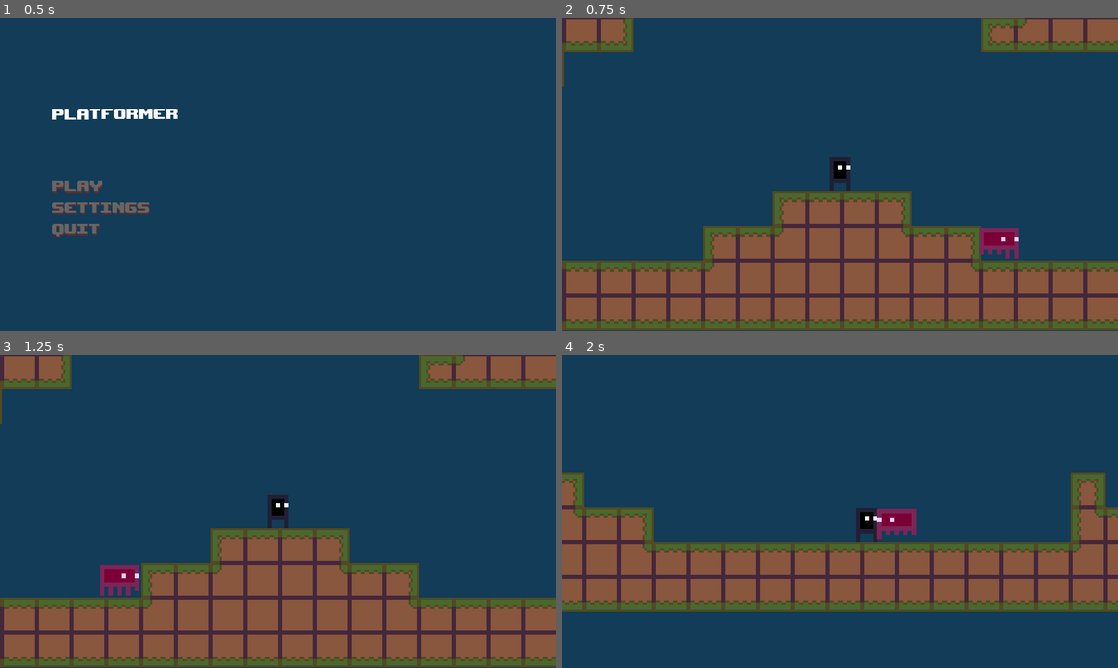
Above: before the commit, frames 1-4 (two rows, left to right).
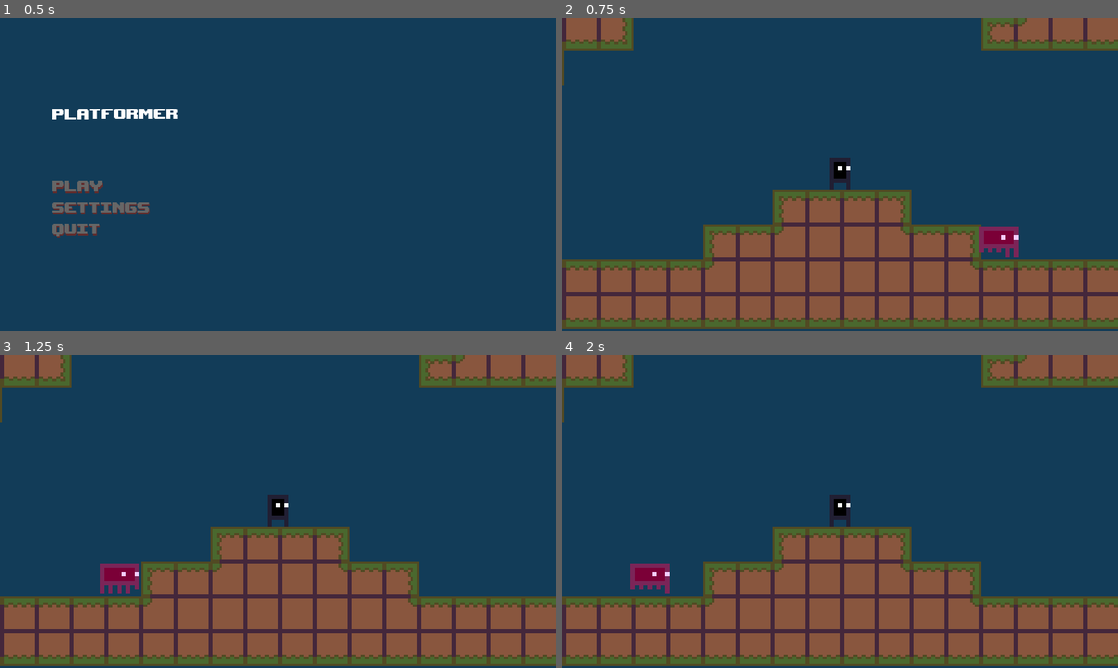
Above: after the commit, the same moments.

Repository: NicolasLFerreira/ASHS-School-Project
Game: Godot game, scene res://UI/title_screen/title_screen.tscn
Two runs of this game, one before a commit and one after it. Both use one fixed random seed, a clock stepped at 60 frames per second and the inputs below.
Inputs (mouse positions are in pixels of both pictures, inside the frame that each line leads up to):
- Up to frame 1 (0.5 s): no input
- Up to frame 2 (0.75 s): click "play" at 0.5 s
- Up to frame 3 (1.25 s): no input
- Up to frame 4 (2 s): move the mouse to (962, 495) at 1.27 s; hold D (right) from 1.28 s (still down); tap H (dash, bound only after the commit) at 1.35 s; tap Space (jump) at 1.52 s; tap 1 (dash, bound only before the commit) at 1.55 s

Frame 1 is identical in both runs. In frame 2, 6.0% of the frame differs, in the area x 0-100%, y 0-100%; in frame 3, 6.7%; in frame 4, 46%.
Error after the commit: Parse Error: Expected an indented block after "if". (res://player/player_body/player_body.gd:232)

Commit message:
Added ironskin and started working on spray

Diff:
--- a/enemies/infected_pinckius/infected_pinckius_movement.gd
+++ b/enemies/infected_pinckius/infected_pinckius_movement.gd
@@ -23,5 +23,5 @@
 	$enemy_sprite.flip_h = !$enemy_sprite.flip_h;
 
 	if (_body.get_name() == ("player_body")):
-		if (_body.godmode == false):
+		if (_body.godmode == false and _body.immortal == false):
 			get_tree().change_scene("res://UI/death_screen/death_screen.tscn");
--- /dev/null
+++ b/player/bullet/spray.tscn
@@ -0,0 +1,10 @@
+[gd_scene load_steps=2 format=2]
+
+[sub_resource type="RectangleShape2D" id=1]
+
+[node name="spray_area" type="Area2D"]
+
+[node name="spray_collision" type="CollisionShape2D" parent="."]
+shape = SubResource( 1 )
+
+[node name="spray_sprite" type="AnimatedSprite" parent="."]
--- a/player/player_body/player_body.gd
+++ b/player/player_body/player_body.gd
@@ -1,6 +1,8 @@
 extends KinematicBody2D
 
 #Bullet
+
+#const spray = preload;
 
 const bullet = preload("res://player/bullet/bullet.tscn");
 var shoot = false;
@@ -36,6 +38,8 @@
 
 var power = true;
 var power_vector = Vector2();
+
+var immortal = false;
 
 var dash = 500;
 
@@ -84,18 +88,6 @@
 		vector.x = lerp(vector.x, 0, 0.25);
 	else:
 		vector.x = lerp(vector.x, 0, 0.04);
-
-	#Fall damage
-
-	var die = false;
-
-	if (vector.y > 250):
-		die = true;
-
-	if (is_on_floor()):
-		if (die):
-			get_tree().quit()
-
 
 ################
 #Input Movement#
@@ -206,7 +198,7 @@
 
 func _skill():
 
-	#soapbomb
+	#Soapbomb
 
 	if (Input.is_action_just_pressed("soapbomb")):
 		vector.y = jump_speed;
@@ -219,15 +211,37 @@
 		bullet_instance.direction = 1;
 		bullet_instance.isHorizontal = false;
 
+	#Dash
+
 	if (Input.is_action_just_pressed("dash")):
 		power_vector.x += -dash if $sprite_/player_sprite.flip_h else dash;
 
+	#Ironskin
+
+	if (Input.is_action_just_pressed("ironskin")):
+		immortal = true;
+		$immortal_time.start();
+
+	#Spray
+
+	if (Input.is_action_just_pressed("spray")):
+
+
+#Secondary skill related functions
+
+func immortal_off():
+	immortal = false;
+
 #######
 #Power#
 #######
 
 func _power():
 	pass
+
+#######
+#Death#
+#######
 
 #########
 #Godmode#
--- a/player/player_body/player_body.tscn
+++ b/player/player_body/player_body.tscn
@@ -96,14 +96,19 @@
 one_shot = true
 autostart = true
 
+[node name="immortal_time" type="Timer" parent="."]
+wait_time = 0.5
+one_shot = true
+
 [node name="death_area" type="Area2D" parent="."]
 visible = false
 
-[node name="CollisionShape2D" type="CollisionShape2D" parent="death_area"]
+[node name="death_collision" type="CollisionShape2D" parent="death_area"]
 position = Vector2( 0.5, 0 )
 scale = Vector2( 0.45, 0.4 )
 shape = SubResource( 3 )
 [connection signal="timeout" from="stamina_regen" to="." method="_on_stamina_regen_timeout"]
 [connection signal="timeout" from="stamina_cost" to="." method="_on_stamina_cost_timeout"]
 [connection signal="timeout" from="reload" to="." method="_on_reload_timeout"]
-[connection signal="area_entered" from="death_area" to="." method="_on_death_area_area_entered"]
+[connection signal="timeout" from="immortal_time" to="." method="immortal_off"]
+[connection signal="area_entered" from="death_area" to="." method="area_entered"]
--- a/project.godot
+++ b/project.godot
@@ -83,14 +83,24 @@
 "events": [ Object(InputEventKey,"resource_local_to_scene":false,"resource_name":"","device":0,"alt":false,"shift":false,"control":false,"meta":false,"command":false,"pressed":false,"scancode":71,"unicode":0,"echo":false,"script":null)
  ]
 }
+dash={
+"deadzone": 0.5,
+"events": [ Object(InputEventKey,"resource_local_to_scene":false,"resource_name":"","device":0,"alt":false,"shift":false,"control":false,"meta":false,"command":false,"pressed":false,"scancode":72,"unicode":0,"echo":false,"script":null)
+ ]
+}
 soapbomb={
 "deadzone": 0.5,
-"events": [ Object(InputEventKey,"resource_local_to_scene":false,"resource_name":"","device":0,"alt":false,"shift":false,"control":false,"meta":false,"command":false,"pressed":false,"scancode":50,"unicode":0,"echo":false,"script":null)
+"events": [ Object(InputEventKey,"resource_local_to_scene":false,"resource_name":"","device":0,"alt":false,"shift":false,"control":false,"meta":false,"command":false,"pressed":false,"scancode":74,"unicode":0,"echo":false,"script":null)
  ]
 }
-dash={
+ironskin={
 "deadzone": 0.5,
-"events": [ Object(InputEventKey,"resource_local_to_scene":false,"resource_name":"","device":0,"alt":false,"shift":false,"control":false,"meta":false,"command":false,"pressed":false,"scancode":49,"unicode":0,"echo":false,"script":null)
+"events": [ Object(InputEventKey,"resource_local_to_scene":false,"resource_name":"","device":0,"alt":false,"shift":false,"control":false,"meta":false,"command":false,"pressed":false,"scancode":75,"unicode":0,"echo":false,"script":null)
+ ]
+}
+tripleshot={
+"deadzone": 0.5,
+"events": [ Object(InputEventKey,"resource_local_to_scene":false,"resource_name":"","device":0,"alt":false,"shift":false,"control":false,"meta":false,"command":false,"pressed":false,"scancode":76,"unicode":0,"echo":false,"script":null)
  ]
 }
 
